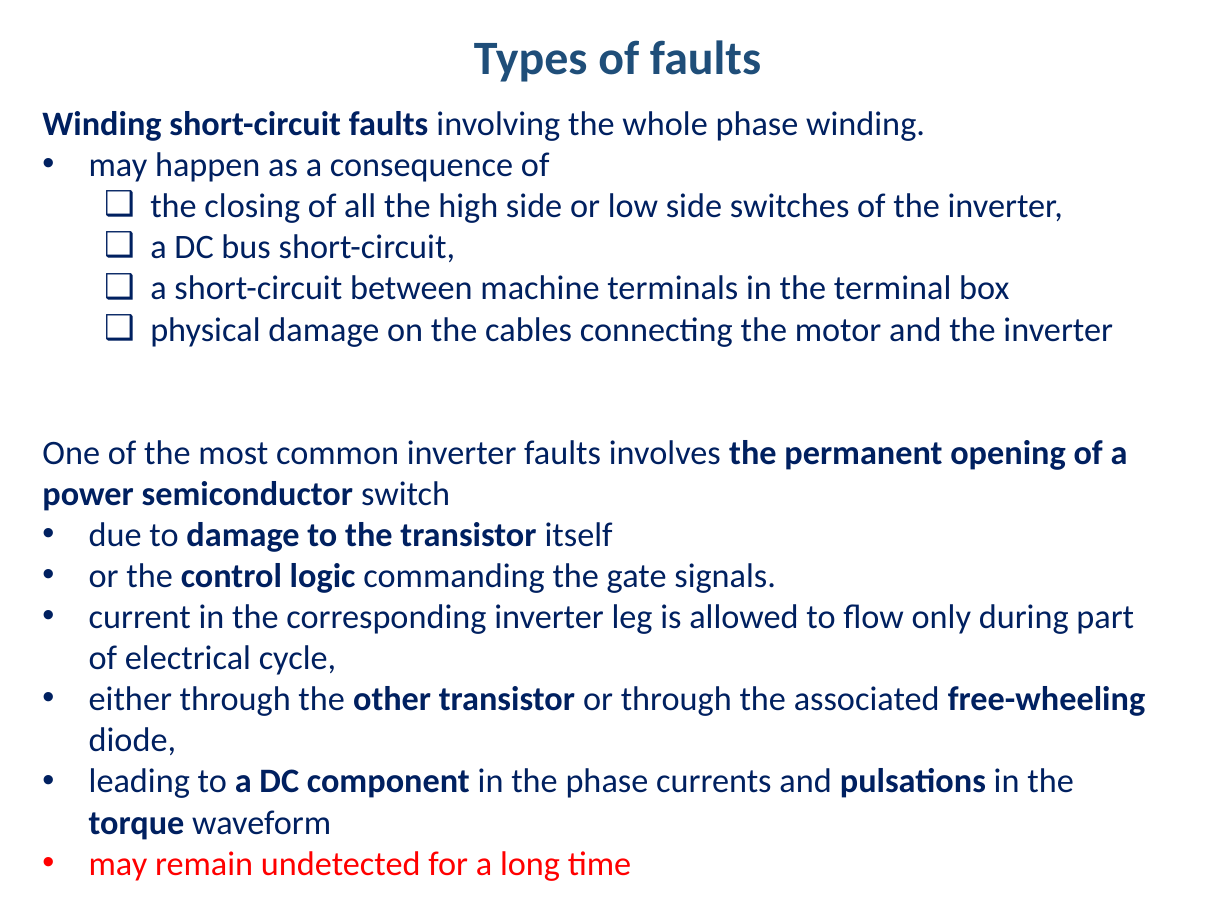
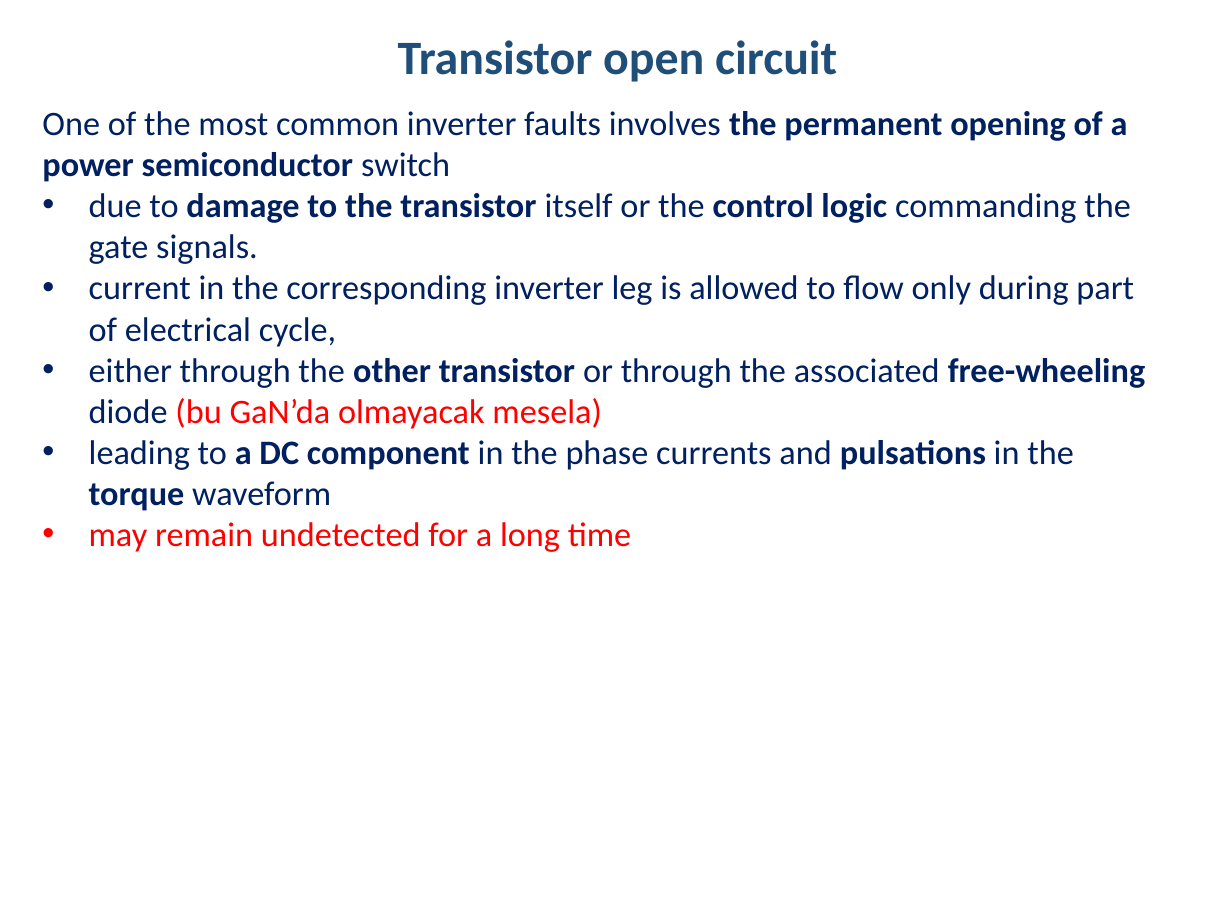
Before and after one commit to hakanpolat/IMMD, a slide deck: slide 6 of Literature/immd_ver2_research.pptx (slide 7 before the commit). Drawn at 1232x924 pixels with LibreOffice and Linux fonts; fonts in the diff are those of the drawing. Boxes give left, top, right and bottom in pixels: in the first picture for what was removed or moved away, otherwise in the second. Text is boxed around its words. In the diff, an @@ line names an element or a change of style, - is before the commit and + after.

Commit message:
Fault tolerant drives üzerine.

```diff
--- a/Literature/immd_ver2_research.pptx
+++ b/Literature/immd_ver2_research.pptx
@@ text at [398,40,837,82]: text changed @@
-Types of faults
+Transistor open circuit
@@ text at [42,111,1113,347]: paragraphs removed @@
-Winding short-circuit faults involving the whole phase winding.
-• may happen as a consequence of
-  ❑ the closing of all the high side or low side switches of the inverter,
-  ❑ a DC bus short-circuit,
-  ❑ a short-circuit between machine terminals in the terminal box
-  ❑ physical damage on the cables connecting the motor and the inverter
@@ text at [89,193,1130,264]: text changed @@
-• due to damage to the transistor itself
-• or the control logic commanding the gate signals.
+• due to damage to the transistor itself or the control logic commanding the gate signals.
@@ text at [89,358,1145,429]: text changed @@
-• either through the other transistor or through the associated free-wheeling diode,
+• either through the other transistor or through the associated free-wheeling diode (bu GaN’da olmayacak mesela)
```
Also in this commit, not shown: 12 other slides changed, 21 slides added, 2 slides removed, 4 other files.
